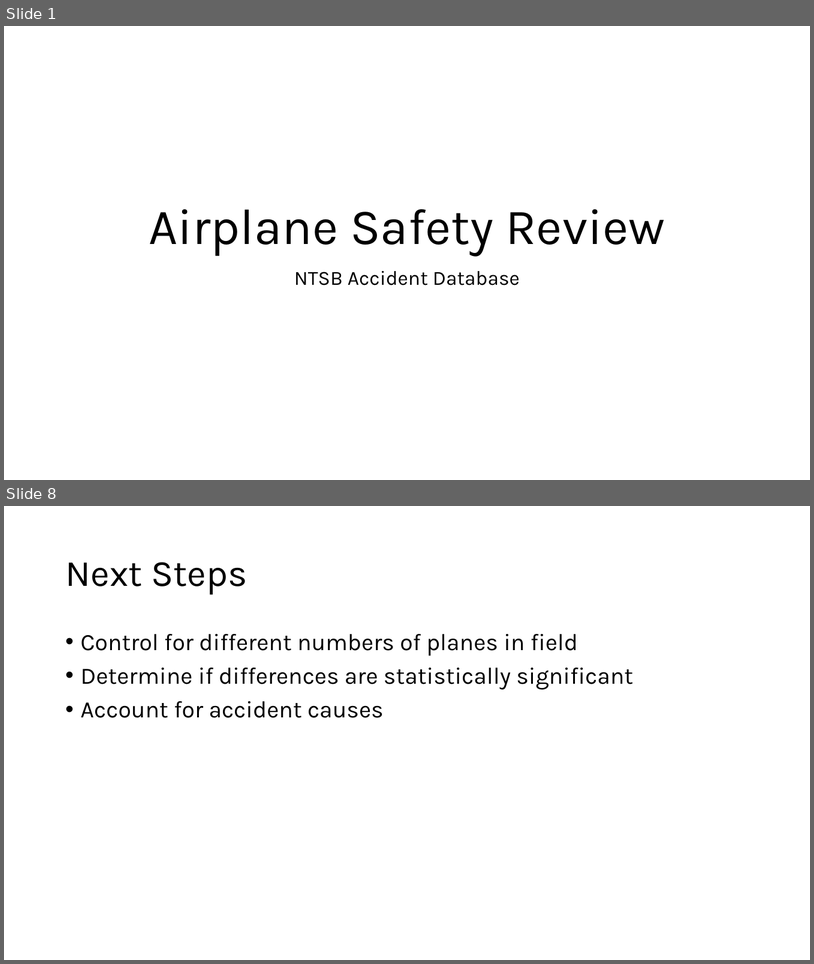
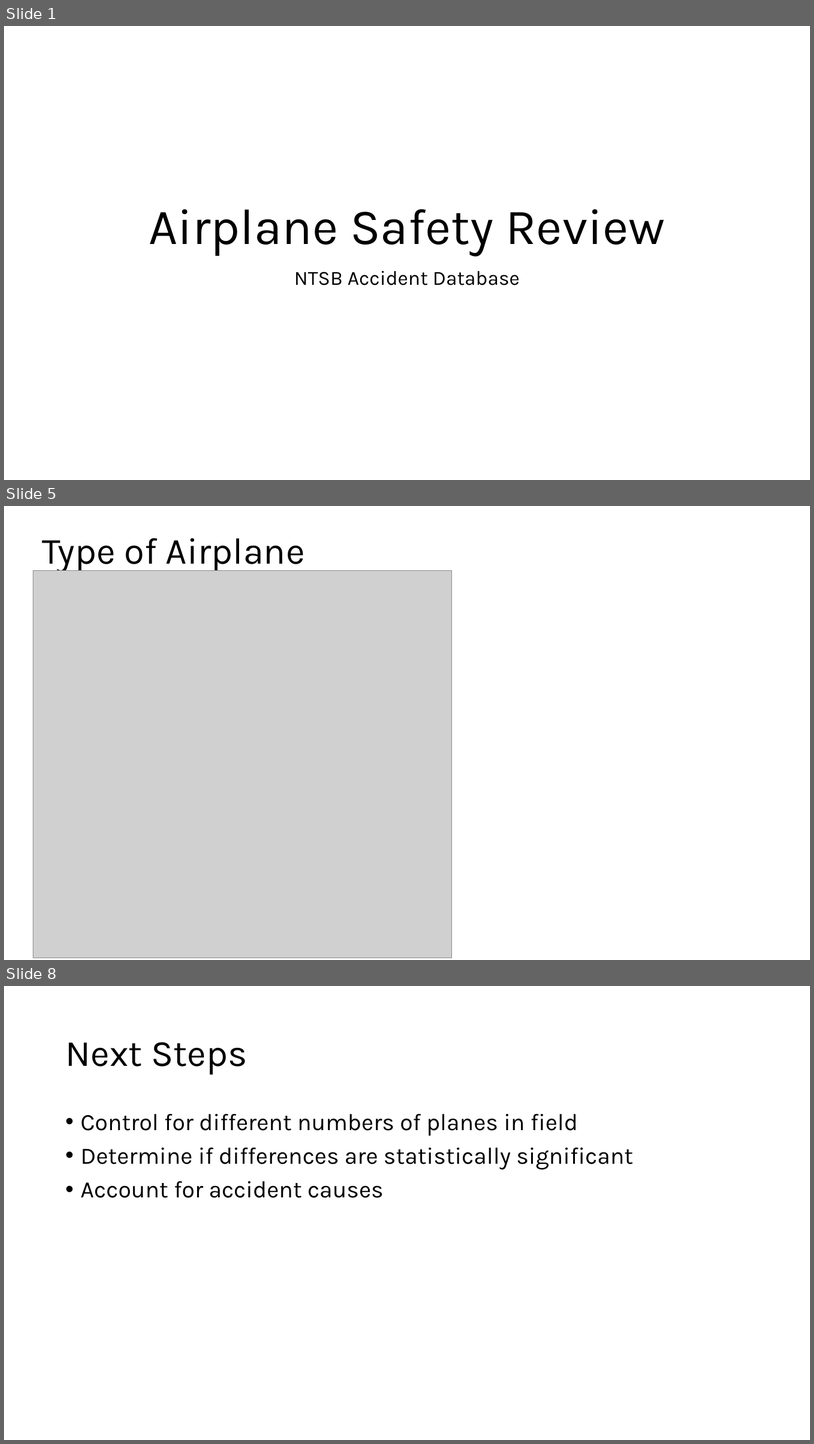
Before and after one commit to jgoett2/AirplaneRecommendations, a slide deck: Presentation.pptx. Shown one above the other, each under a label of ours: slides 1 and 8 before the commit, slides 1, 5 and 8 after it; the slides between them are not shown. The pictures are 814x964 and 814x1444 pixels, drawn with LibreOffice and Linux fonts; fonts in the diff are those of the drawing; grey boxes stand for pictures. Boxes give left, top, right and bottom in pixels: in the first picture for what was removed or moved away, otherwise in the second. Text is boxed around its words. In the diff, an @@ line names an element or a change of style, - is before the commit and + after.

```diff
--- a/Presentation.pptx
+++ b/Presentation.pptx
@@ slide 5 added at (x1=4, y1=506, x2=810, y2=960), background #FFFFFF @@
@@ title added at (x1=42, y1=538, x2=305, y2=573), 44 pt, text #000000 @@
+Type of Airplane
@@ picture added at (x1=33, y1=571, x2=452, y2=958) @@
```
Also in this commit, not shown: 2 slides changed, 3 other slides added, 4 slides removed, 1 other file.
